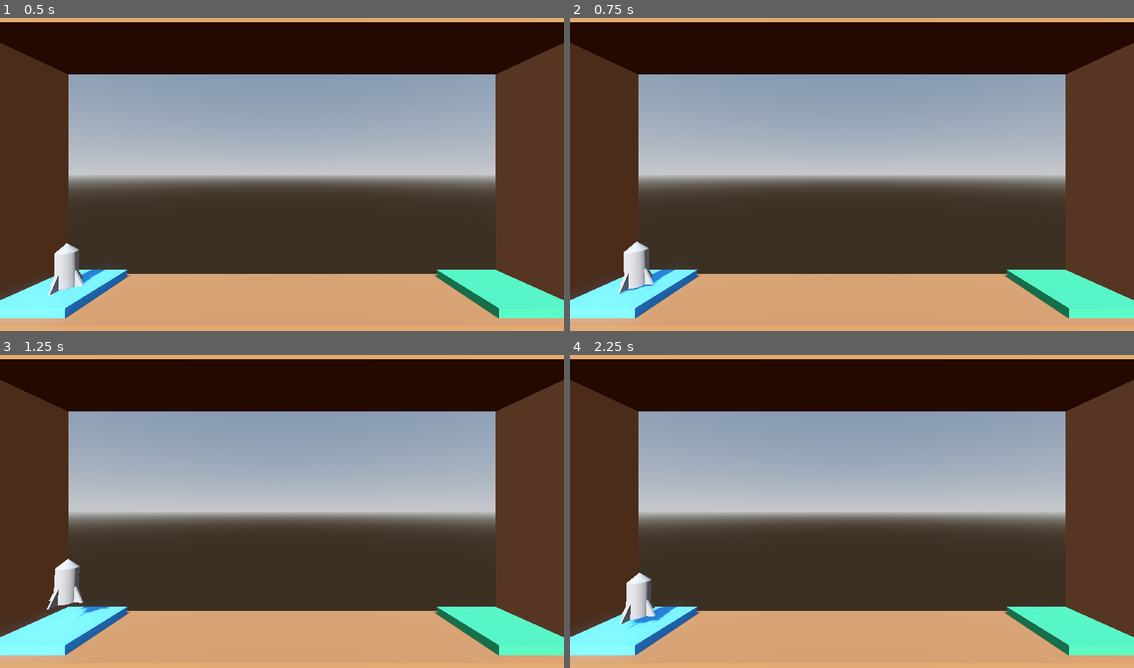
Above: before the commit, frames 1-4 (two rows, left to right).
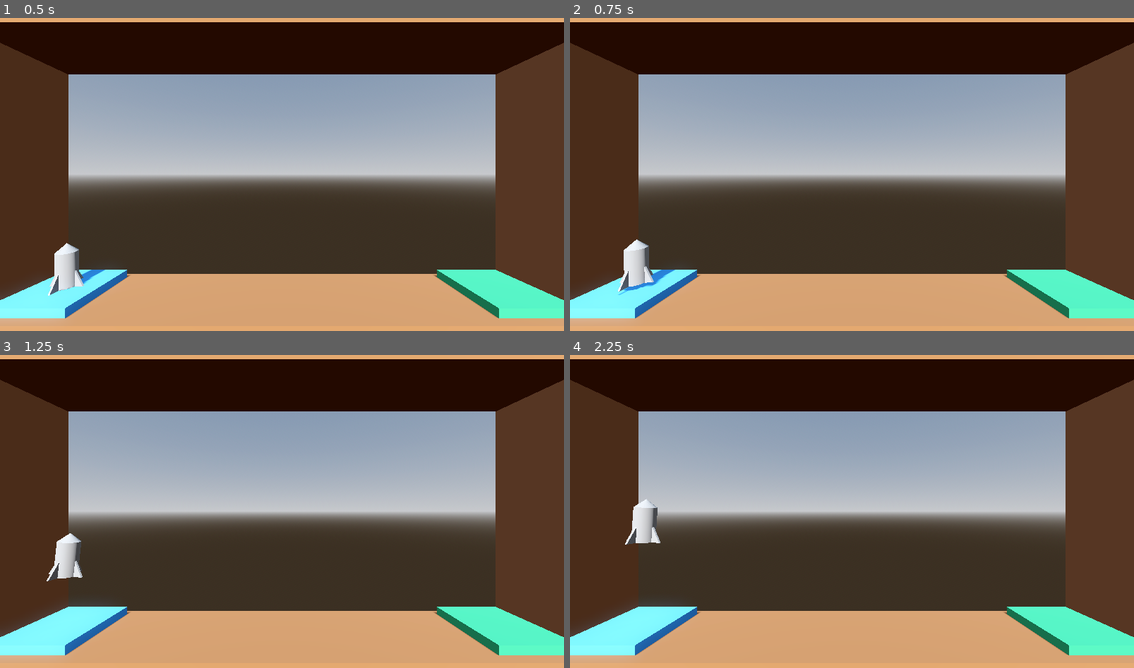
Above: after the commit, the same moments.

Repository: comigor/project-boost
Game: Godot game, scene res://src/level_1.tscn
Same seed, same stepped clock (60 frames per second), same inputs: the game is played once before the commit and once after it.
Inputs:
- Up to frame 1 (0.5 s): no input
- Up to frame 2 (0.75 s): tap Enter at 0.5 s; hold W (boost) from 0.53 s (still down)
- Up to frame 3 (1.25 s): keep holding W (boost); tap D (rotate_ccw) at 0.8 s
- Up to frame 4 (2.25 s): release W (boost) at 1.28 s; tap D (rotate_ccw) at 1.35 s; tap A (rotate_cw) at 1.55 s; hold A (rotate_cw) from 2.03 s (still down)

Frame 1 is identical in both runs. In frame 2, 0.2% of the frame differs, in the area x 8-17%, y 70-89%; in frame 3, 1.0%; in frame 4, 1.4%, in the area x 8-20%, y 45-88%.

Commit message:
Export variables

Diff:
--- a/Player.gd
+++ b/Player.gd
@@ -1,17 +1,19 @@
 class_name Player extends RigidBody3D
 
 
-var boost_force: float = 1000.0
-var torque_force: float = 100.0
+## Rocket thrust (how much vertical force is applied when moving).
+@export_range(800.0, 3000.0) var thrust: float = 1500.0
+## Rocket torque (how much force is applied to "turn" the rocket).
+@export_range(100.0, 300.0) var torque: float = 200.0
 
 
 func _process(delta: float) -> void:
     if Input.is_action_pressed("boost"):
-        apply_central_force(basis.y * boost_force * delta)
+        apply_central_force(basis.y * thrust * delta)
     if Input.is_action_pressed("rotate_cw"):
-        apply_torque(Vector3(0, 0, torque_force * delta))
+        apply_torque(Vector3(0, 0, torque * delta))
     if Input.is_action_pressed("rotate_ccw"):
-        apply_torque(Vector3(0, 0, -torque_force * delta))
+        apply_torque(Vector3(0, 0, -torque * delta))
 
 
 func _on_body_entered(body: Node) -> void:
